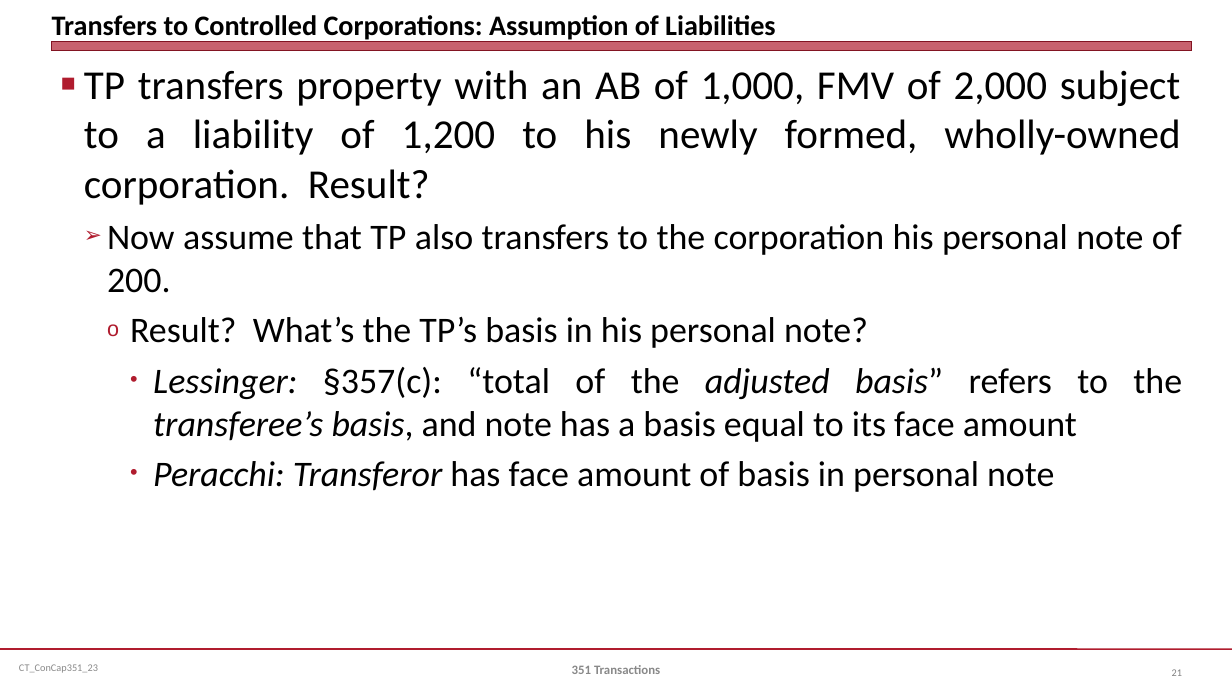
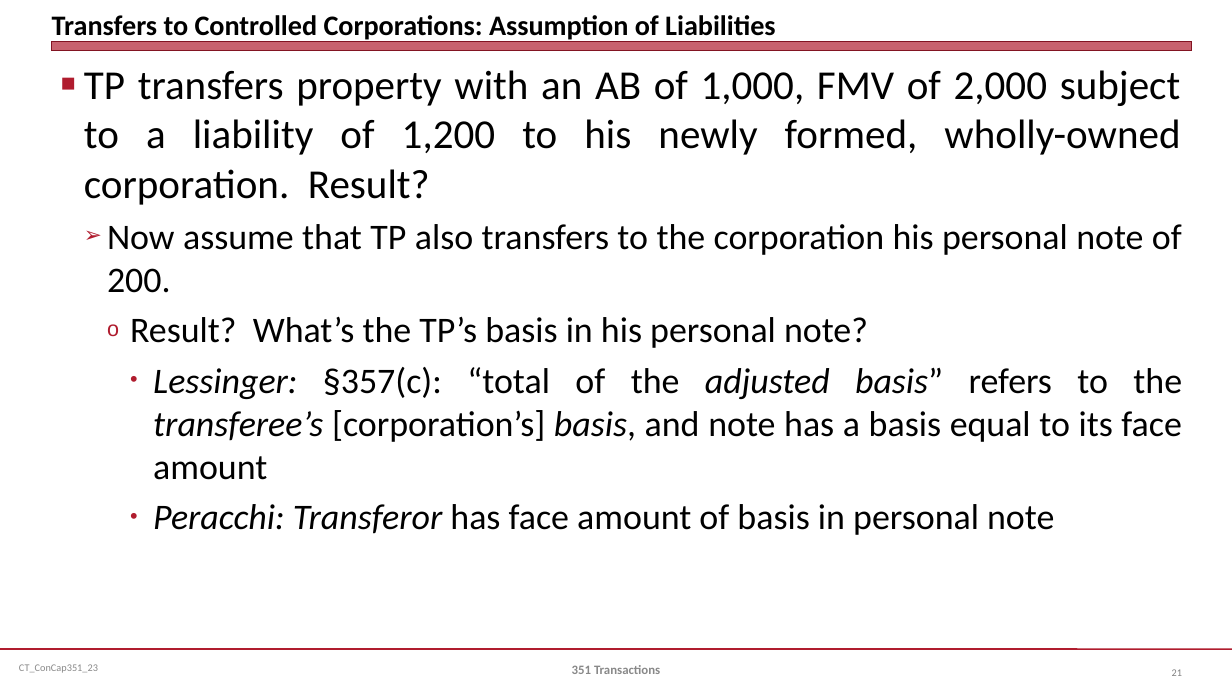
Before and after one commit to jmc877/Corporate-Tax, a slide deck: slide 21 of slides/CT_ConCap351_23.pptx. Drawn at 1232x693 pixels with LibreOffice and Linux fonts; fonts in the diff are those of the drawing. Boxes give left, top, right and bottom in pixels: in the first picture for what was removed or moved away, otherwise in the second. Text is boxed around its words. In the diff, an @@ line names an element or a change of style, - is before the commit and + after.

```diff
--- a/slides/CT_ConCap351_23.pptx
+++ b/slides/CT_ConCap351_23.pptx
@@ text at (153, 367, 1182, 480): text changed @@
-      • Lessinger: §357(c): “total of the adjusted basis” refers to the transferee’s basis, and note has a basis equal to its face amount
+      • Lessinger: §357(c): “total of the adjusted basis” refers to the transferee’s [corporation’s] basis, and note has a basis equal to its face amount
```
Also in this commit, not shown: 3 other slides changed.
